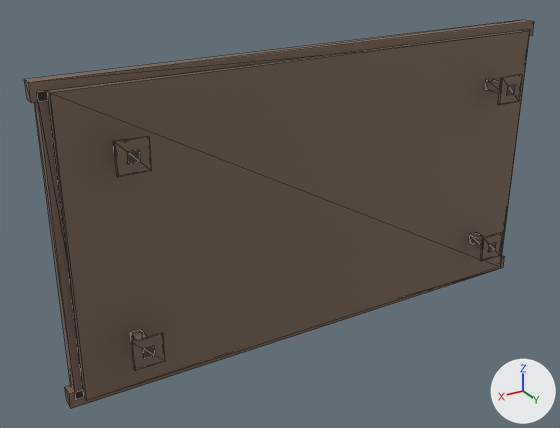
An edit to the glTF model godot/proposte/mascotte/jilly/insegna_a.glb, drawn before and after from the same camera.
Before and after are seen from a 50 mm lens placed at (1.57, 2.15, 1.12), pointed at (0.17, -0.18, -0.04). The lights are fixed; the arrows at lower right show +X, +Y and +Z. The picture after the commit comes second. Mesh edges are drawn as thin lines. Where no turn or scale is listed for an object, it has been applied to the vertices. Vertices at exactly the same position are counted once.

Script lines for the objects in view, before the commit:
```python
ob_cornice_dx = bpy.data.objects.new('cornice_dx', me_cube_003)
ob_cornice_dx.location = (1.0, -0.17, 0.0)
ob_cornice_dx.scale = (0.06, 0.05, 1.1)
ob_cornice_giu = bpy.data.objects.new('cornice_giu', me_cube_001)
ob_cornice_giu.location = (0.0, -0.17, -0.55)
ob_cornice_giu.scale = (2.1, 0.05, 0.06)
ob_cornice_su = bpy.data.objects.new('cornice_su', me_cube)
ob_cornice_su.location = (0.0, -0.17, 0.55)
ob_cornice_su.scale = (2.1, 0.05, 0.06)
ob_cornice_sx = bpy.data.objects.new('cornice_sx', me_cube_002)
ob_cornice_sx.location = (-1.0, -0.17, 0.0)
ob_cornice_sx.scale = (0.06, 0.05, 1.1)
ob_pannello = bpy.data.objects.new('pannello', me_pannello)
ob_pannello.location = (0.0, -0.12, 0.0)
ob_piastra_0 = bpy.data.objects.new('piastra_0', me_cube_005)
ob_piastra_0.location = (-0.8, -0.005, 0.35)
ob_piastra_1 = bpy.data.objects.new('piastra_1', me_cube_007)
ob_piastra_1.location = (0.8, -0.005, 0.35)
ob_piastra_2 = bpy.data.objects.new('piastra_2', me_cube_009)
ob_piastra_2.location = (-0.8, -0.005, -0.35)
ob_staffa_0 = bpy.data.objects.new('staffa_0', me_cube_004)
ob_staffa_0.location = (-0.8, -0.06, 0.35)
# also in view: 'piastra_3' at (0.8, 0.0, -0.35)
```
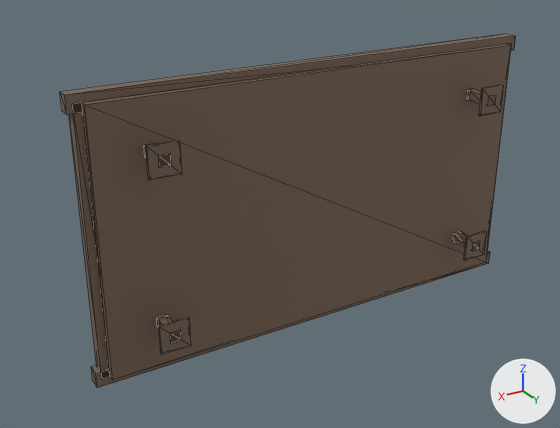
What the commit changed:
me_pannello is used by ob_pannello; location (0.0, -0.12, 0.0).
me_pannello had 8 vertices, 12 faces and spanned x -1.0..1.0, y -0.03..0.0, z -0.55..0.55.
me_pannello now has 8 vertices, 12 faces and spans x -0.9..0.9, y -0.03..0.0, z -0.5..0.5.
me_pannello part 1: the whole mesh is scaled about its middle by (0.9, 1, 0.909).
Object 'cornice_dx' (ob_cornice_dx) moves from (1.0, -0.17, 0.0) to (0.9, -0.17, 0.0).
Object 'cornice_dx' (ob_cornice_dx) is rescaled from (0.06, 0.05, 1.1) to (0.06, 0.05, 1.0).
Object 'cornice_giu' (ob_cornice_giu) moves from (0.0, -0.17, -0.55) to (0.0, -0.17, -0.5).
Object 'cornice_giu' (ob_cornice_giu) is rescaled from (2.1, 0.05, 0.06) to (1.9, 0.05, 0.06).
Object 'cornice_su' (ob_cornice_su) moves from (0.0, -0.17, 0.55) to (0.0, -0.17, 0.5).
Object 'cornice_su' (ob_cornice_su) is rescaled from (2.1, 0.05, 0.06) to (1.9, 0.05, 0.06).
Object 'cornice_sx' (ob_cornice_sx) moves from (-1.0, -0.17, 0.0) to (-0.9, -0.17, 0.0).
Object 'cornice_sx' (ob_cornice_sx) is rescaled from (0.06, 0.05, 1.1) to (0.06, 0.05, 1.0).
Object 'piastra_0' (ob_piastra_0) moves from (-0.8, -0.005, 0.35) to (-0.7, -0.005, 0.32).
Object 'piastra_2' (ob_piastra_2) moves from (-0.8, -0.005, -0.35) to (-0.7, -0.005, -0.32).
Object 'staffa_0' (ob_staffa_0) moves from (-0.8, -0.06, 0.35) to (-0.7, -0.06, 0.32).
Object 'staffa_2' (ob_staffa_2) moves from (-0.8, -0.06, -0.35) to (-0.7, -0.06, -0.32).

Boxes (x1, y1, x2, y2) around the edits, measured in the pictures (560 x 428 px):
'pannello', rescaled (11% narrower, 9% shorter): before (47, 30, 530, 401); after (82, 44, 511, 380)
'cornice_su', moved, rescaled (11% narrower): before (24, 20, 534, 103); after (60, 34, 516, 114)
'cornice_dx', moved, rescaled (18% narrower, 11% shorter): before (34, 91, 84, 399); after (69, 104, 110, 379)
'cornice_giu', moved, rescaled (9% narrower, 10% shorter): before (65, 255, 504, 409); after (91, 250, 490, 388)
'piastra_0', moved: before (498, 74, 522, 105); after (479, 85, 504, 116)
'piastra_2', moved: before (480, 233, 503, 261); after (464, 231, 487, 261)
'staffa_0', moved: before (485, 78, 515, 95); after (467, 89, 496, 106)
'staffa_2', moved: before (469, 232, 496, 251); after (453, 231, 480, 250)
'cornice_sx', moved, rescaled (13% narrower): before (501, 31, 530, 257); after (486, 44, 511, 259)
